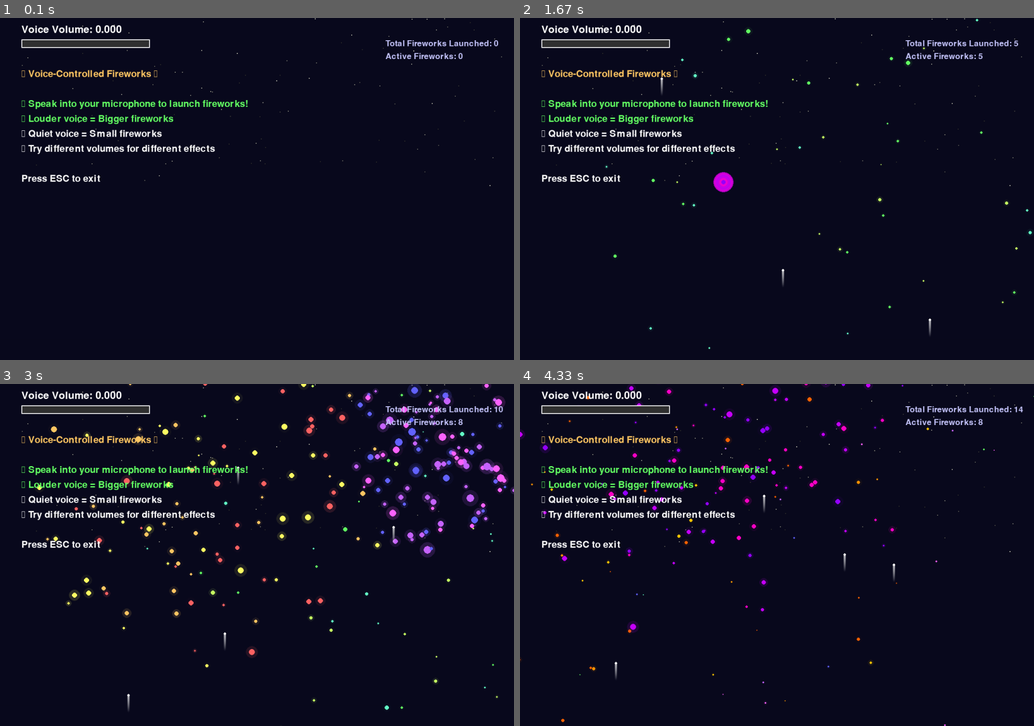
Above: before the commit, frames 1-4 (two rows, left to right).
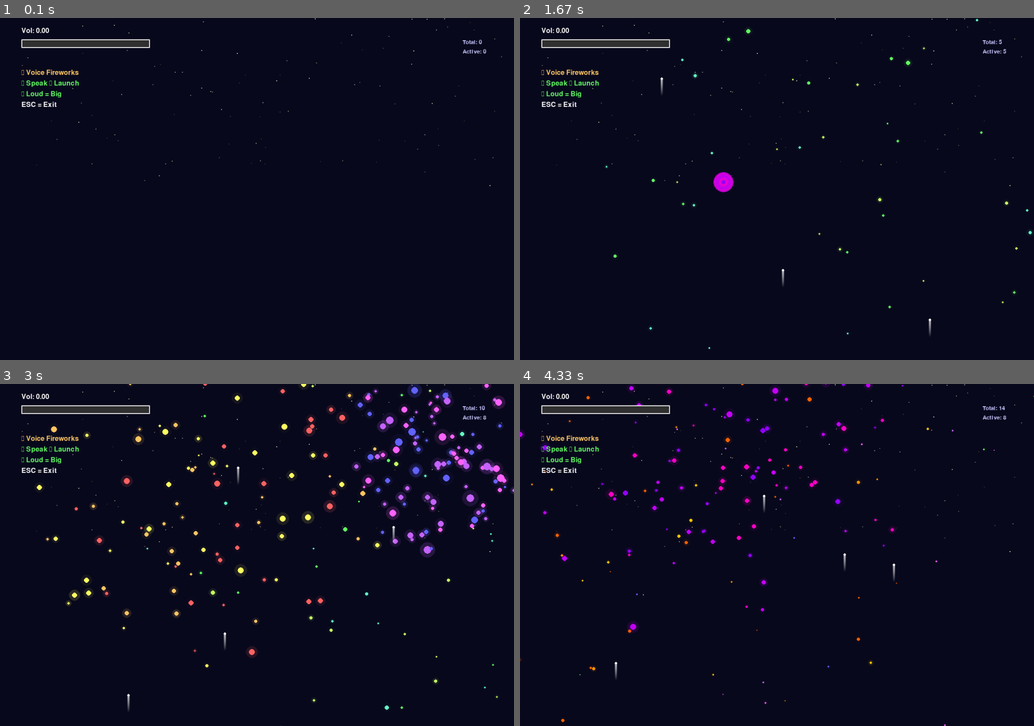
Above: after the commit, the same moments.

Repository: xueyu-coco/assignment03-2025
Game: pygame game, started from set_off_fireworks/voice_fireworks.py
Two runs of this game, one before a commit and one after it. Both use one fixed random seed, a clock stepped at 60 frames per second and the inputs below.
Inputs:
- Up to frame 1 (0.1 s): no input
- Up to frame 2 (1.67 s): tap Space at 0.33, 0.73, 1.03, 1.23, 1.57 s
- Up to frame 3 (3 s): tap Space at 1.87, 2.07, 2.37, 2.63, 2.97 s
- Up to frame 4 (4.33 s): tap Space at 3.27, 3.4, 3.8, 4.1 s

The runs differ from the first frame. In frame 1, 3.0% of the frame differs, in the area x 4-97%, y 2-48%; in frame 2, 3.0%; in frame 3, 3.0%; in frame 4, 3.0%, in the area x 4-98%, y 2-48%.

Commit message:
Enhance voice-controlled fireworks with launch sounds and improved UI
 Launch Sound Effects:
- Add realistic whoosh/rocket launch sounds when fireworks are fired
- Frequency sweep effects (40-180Hz) for authentic launch audio
- Size-based launch sound duration and intensity
- Pink noise texture for realistic launch effects
- Crackle sounds for larger firework launches

 Enhanced Audio Sensitivity:
- Lower volume threshold (0.01  0.005) for easier voice triggering
- Reduced max volume scaling (0.5  0.3) for better responsiveness
- More sensitive voice detection for improved user experience

 Simplified User Interface:
- Reduced font sizes for cleaner appearance (3624, 3224, 2820)
- Simplified text labels and instructions
- Condensed startup messages (4 lines  2 lines)
- Compact statistics display
- Less visual clutter, more focus on fireworks

 Interface Changes:
- Volume display: 'Voice Volume: 0.123'  'Vol: 0.12'
- Instructions: 8 detailed lines  4 concise lines
- Statistics: 'Total Fireworks Launched'  'Total'
- Startup: Combined messages for brevity

 Complete Audio Experience:
- Launch phase: Whoosh + frequency sweep + noise
- Explosion phase: Multi-layered explosion + harmonics + crackle
- Seamless audio transitions from launch to explosion

Diff:
--- a/set_off_fireworks/voice_fireworks.py
+++ b/set_off_fireworks/voice_fireworks.py
@@ -37,6 +37,9 @@
             [(200, 0, 255), (150, 0, 255), (255, 0, 200)]         # Purple-Pink
         ]
         self.colors = random.choice(color_sets)
+
+        # Play launch sound when firework is created
+        self.play_launch_sound()
 
     def update(self):
         if not self.exploded:
@@ -84,6 +87,81 @@
                 'size': random.uniform(3, 8) * self.size_multiplier
             }
             self.particles.append(particle)
+
+    def play_launch_sound(self):
+        """Generate and play launch sound when firework is fired"""
+        try:
+            # Generate launch/whoosh sound
+            sample_rate = 22050
+            duration = 0.8 + self.size_multiplier * 0.4  # Launch sound duration
+
+            # Create time array
+            t = np.linspace(0, duration, int(sample_rate * duration))
+
+            # Generate launch sound components based on size
+            if self.size_multiplier < 0.5:
+                # Small firework launch
+                base_freq = 80 + random.randint(0, 40)
+                sweep_range = 60
+                noise_intensity = 0.2
+            elif self.size_multiplier < 1.0:
+                # Medium firework launch
+                base_freq = 60 + random.randint(0, 30)
+                sweep_range = 80
+                noise_intensity = 0.3
+            else:
+                # Large firework launch
+                base_freq = 40 + random.randint(0, 20)
+                sweep_range = 100
+                noise_intensity = 0.4
+
+            # Create frequency sweep (whoosh effect)
+            frequency_sweep = base_freq + sweep_range * np.exp(-3 * t)
+
+            # Generate whoosh sound with frequency sweep
+            whoosh_wave = np.sin(2 * np.pi * frequency_sweep * t)
+
+            # Add pink noise for realistic launch texture
+            noise = np.random.normal(0, noise_intensity, len(t))
+
+            # Combine whoosh and noise
+            launch_wave = 0.7 * whoosh_wave + 0.3 * noise
+
+            # Apply launch envelope (quick attack, gradual decay)
+            attack_time = 0.1
+            attack_samples = int(sample_rate * attack_time)
+
+            envelope = np.ones_like(t)
+            # Quick attack
+            envelope[:attack_samples] = np.linspace(0, 1, attack_samples)
+            # Gradual decay
+            envelope[attack_samples:] = np.exp(-2 * (t[attack_samples:] - attack_time))
+
+            launch_wave *= envelope
+
+            # Add subtle crackle for larger launches
+            if self.size_multiplier > 0.6:
+                crackle_freq = 400 + random.randint(0, 200)
+                crackle = 0.15 * np.sin(2 * np.pi * crackle_freq * t) * np.random.choice([0, 1], len(t), p=[0.8, 0.2])
+                launch_wave += crackle * envelope
+
+            # Normalize and convert to pygame format
+            launch_wave = np.clip(launch_wave, -1, 1)
+            launch_wave = (launch_wave * 32767).astype(np.int16)
+
+            # Create stereo sound
+            stereo_wave = np.column_stack((launch_wave, launch_wave))
+
+            # Play the launch sound
+            launch_sound = pygame.sndarray.make_sound(stereo_wave)
+            launch_volume = min(0.6, 0.2 + self.size_multiplier * 0.4)  # Volume based on size
+            launch_sound.set_volume(launch_volume)
+            launch_sound.play()
+
+        except Exception as e:
+            # If sound generation fails, continue without sound
+            print(f"Launch sound generation error: {e}")
+            pass
 
     def play_explosion_sound(self):
         """Generate and play explosion sound based on firework size"""
@@ -226,8 +304,8 @@
 
         # Voice analysis
         self.volume_history = deque(maxlen=30)
-        self.volume_threshold = 0.01  # Minimum volume to trigger fireworks
-        self.max_volume = 0.5  # Maximum expected volume for scaling
+        self.volume_threshold = 0.005  # Minimum volume to trigger fireworks (more sensitive)
+        self.max_volume = 0.3  # Maximum expected volume for scaling (lower for more sensitivity)
 
         # Fireworks
         self.fireworks = []
@@ -355,23 +433,19 @@
                         (bar_x, bar_y, bar_width, bar_height), 2)
 
         # Labels
-        font = pygame.font.Font(None, 36)
-        volume_text = f"Voice Volume: {self.current_volume:.3f}"
+        font = pygame.font.Font(None, 24)
+        volume_text = f"Vol: {self.current_volume:.2f}"
         text_surface = font.render(volume_text, True, (255, 255, 255))
-        self.screen.blit(text_surface, (bar_x, bar_y - 35))
+        self.screen.blit(text_surface, (bar_x, bar_y - 28))
 
     def draw_instructions(self):
         """Draw usage instructions"""
-        font = pygame.font.Font(None, 32)
+        font = pygame.font.Font(None, 24)
         instructions = [
-            "🎆 Voice-Controlled Fireworks 🎆",
-            "",
-            "🎤 Speak into your microphone to launch fireworks!",
-            "📢 Louder voice = Bigger fireworks",
-            "🔇 Quiet voice = Small fireworks",
-            "🎯 Try different volumes for different effects",
-            "",
-            "Press ESC to exit"
+            "🎆 Voice Fireworks",
+            "🎤 Speak → Launch",
+            "📢 Loud = Big",
+            "ESC = Exit"
         ]
 
         for i, instruction in enumerate(instructions):
@@ -382,26 +456,24 @@
                 color = (100, 255, 100)
 
             text_surface = font.render(instruction, True, color)
-            self.screen.blit(text_surface, (50, 120 + i * 35))
+            self.screen.blit(text_surface, (50, 120 + i * 25))
 
     def draw_statistics(self):
         """Draw fireworks statistics"""
-        font = pygame.font.Font(None, 28)
+        font = pygame.font.Font(None, 20)
         stats = [
-            f"Total Fireworks Launched: {self.total_fireworks}",
-            f"Active Fireworks: {len(self.fireworks)}"
+            f"Total: {self.total_fireworks}",
+            f"Active: {len(self.fireworks)}"
         ]
 
         for i, stat in enumerate(stats):
             text_surface = font.render(stat, True, (200, 200, 255))
-            self.screen.blit(text_surface, (self.width - 300, 50 + i * 30))
+            self.screen.blit(text_surface, (self.width - 120, 50 + i * 22))
 
     def run(self):
         """Main game loop"""
-        print("🎆 Voice-Controlled Fireworks Started!")
-        print("🎤 Speak into your microphone to launch fireworks!")
-        print("📢 Louder voice = Bigger fireworks")
-        print("Press ESC to exit")
+        print("🎆 Voice Fireworks Started!")
+        print("🎤 Speak → Fireworks | ESC → Exit")
 
         running = True
 
Not shown, changed: set_off_fireworks/README.md
